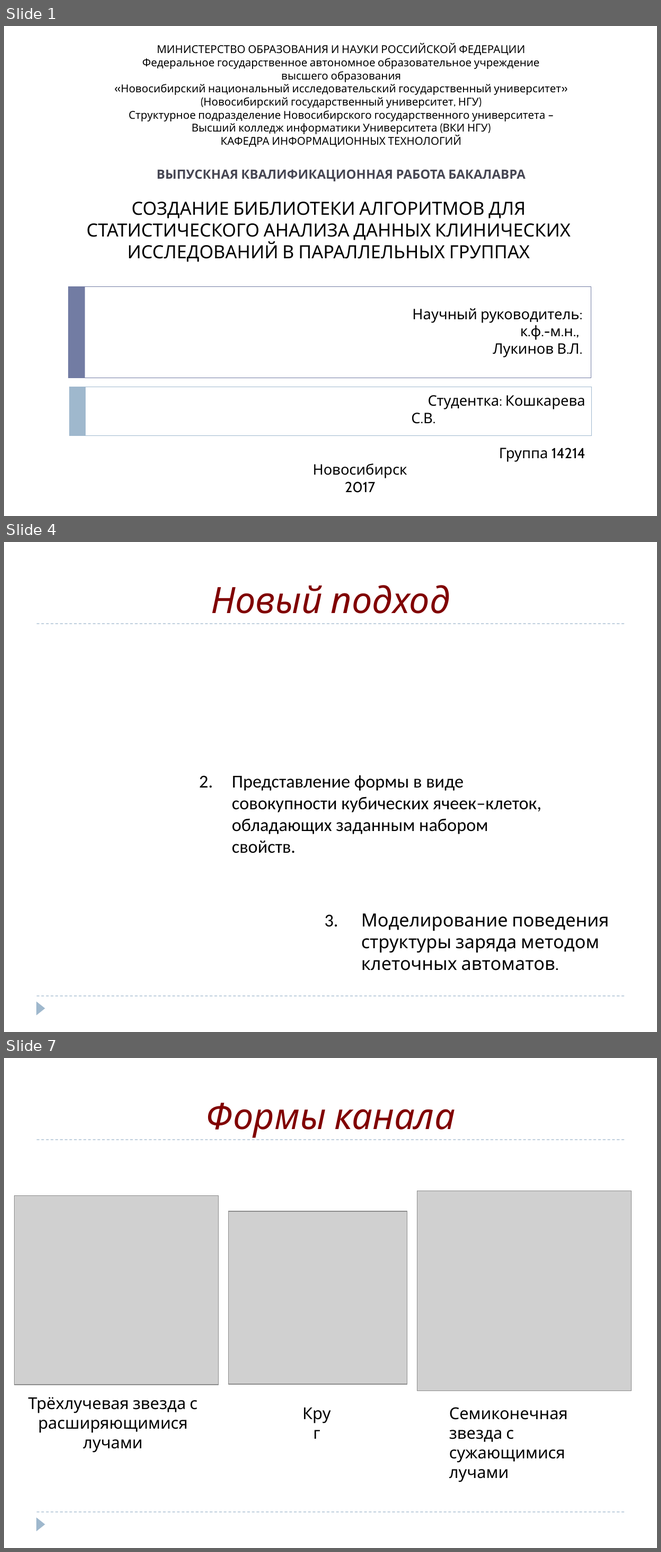
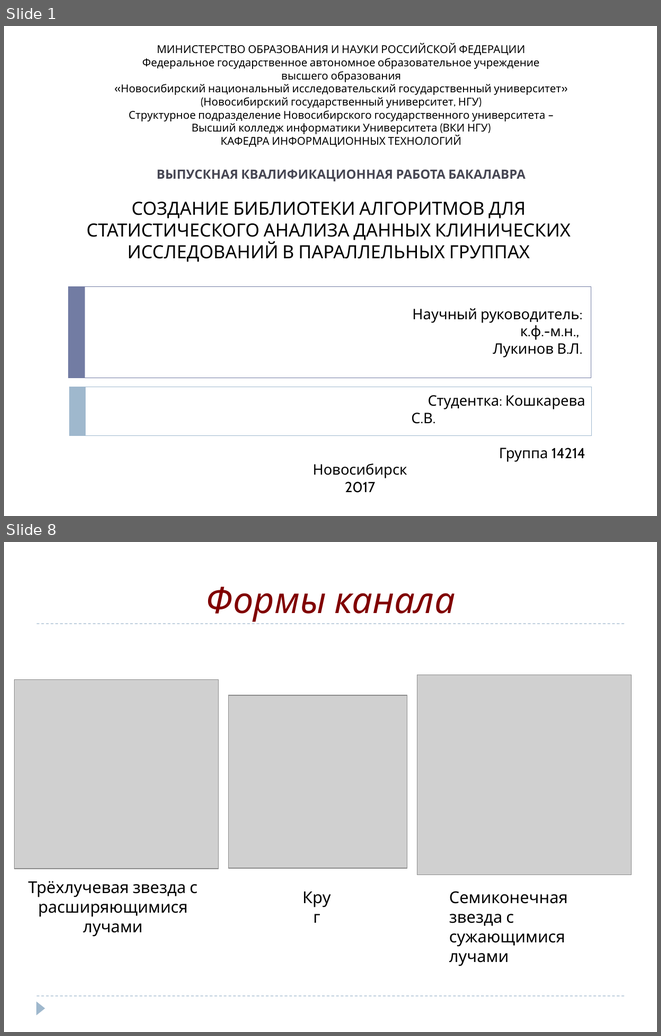
Before and after one commit to SophieKoshkareva/Article, a slide deck: Diploma_Koshkareva.pptx. Shown one above the other, each under a label of ours: slides 1, 4 and 7 before the commit, slides 1 and 8 after it; the slides between them are not shown. The pictures are 661x1552 and 661x1036 pixels, drawn with LibreOffice and Linux fonts; fonts in the diff are those of the drawing; grey boxes stand for pictures. Boxes give left, top, right and bottom in pixels: in the first picture for what was removed or moved away, otherwise in the second. Text is boxed around its words. In the diff, an @@ line names an element or a change of style, - is before the commit and + after.

```diff
--- a/Diploma_Koshkareva.pptx
+++ b/Diploma_Koshkareva.pptx
@@ slide 4 removed at <box>4,542,657,1032</box>, background #FFFFFF; not listed: 3 template elements that a slide beside it also shows @@
@@ title removed at <box>211,585,450,614</box> @@
-Новый подход
@@ text removed at <box>199,775,541,853</box> @@
-2. Представление формы в виде совокупности кубических ячеек–клеток, обладающих заданным набором свойств.
@@ text removed at <box>325,913,609,970</box> @@
-3. Моделирование поведения структуры заряда методом клеточных автоматов.
@@ what was slide 7 is now slide 8 @@
```
Also in this commit, not shown: 3 slides changed, 4 slides added, 2 other slides removed, 1 other file.
